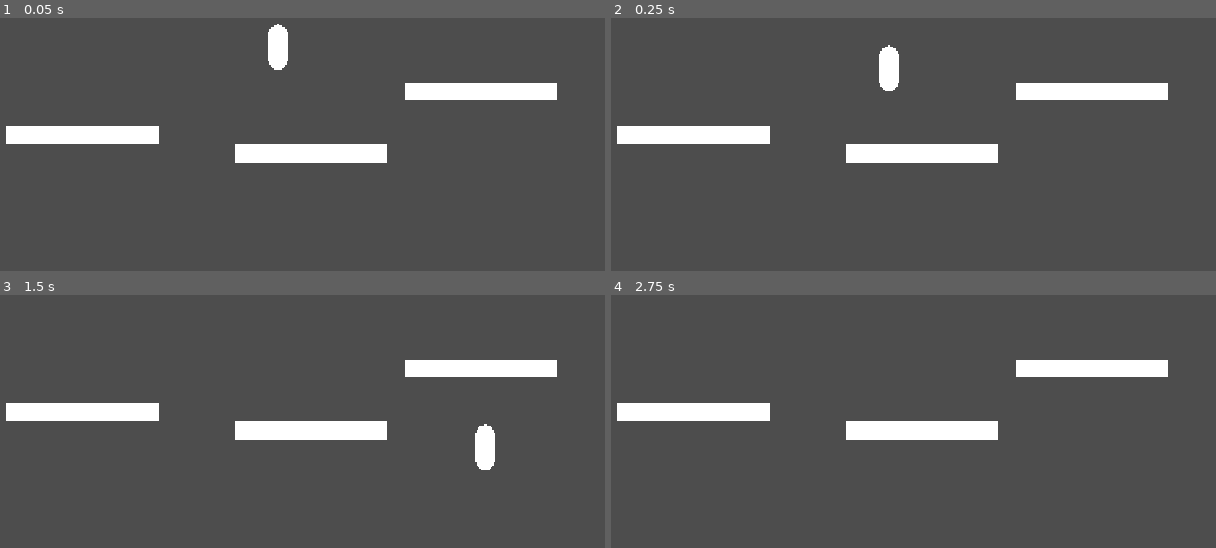
Above: before the commit, frames 1-4 (two rows, left to right).
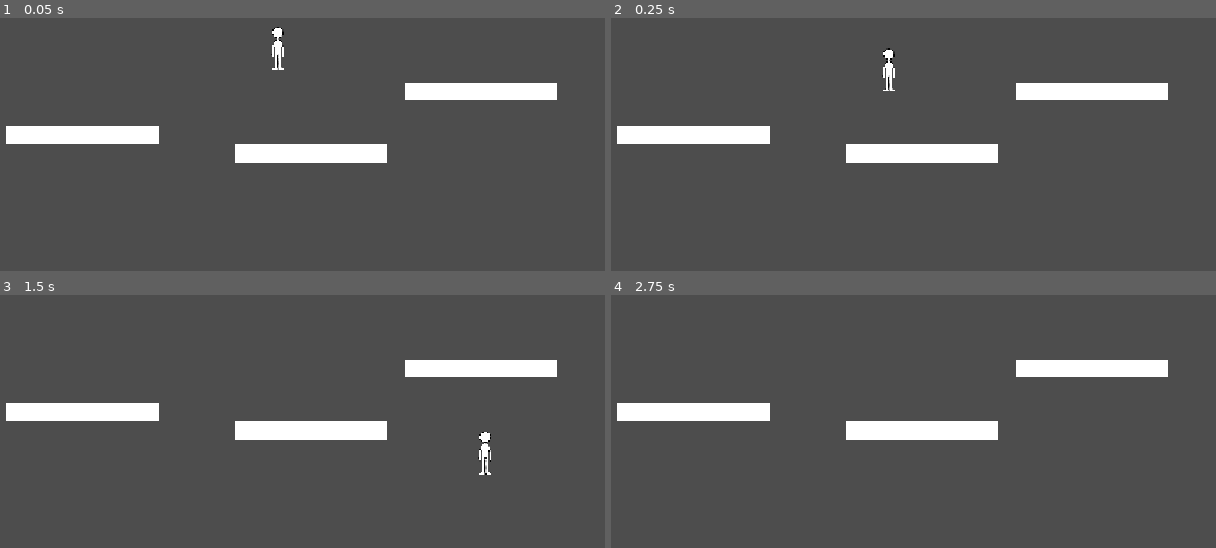
Above: after the commit, the same moments.

Repository: RazMths/Dash
Game: Godot game, scene res://Levels/main.tscn
Two runs of this game, one before a commit and one after it. Both use one fixed random seed, a clock stepped at 60 frames per second and the inputs below.
Inputs (mouse positions are in pixels of both pictures, inside the frame that each line leads up to):
- Up to frame 1 (0.05 s): no input
- Up to frame 2 (0.25 s): no input
- Up to frame 3 (1.5 s): move the mouse to (453, 300) at 0.52 s; hold Right (move_right) from 0.53 s (still down); tap Shift (dash) at 0.6, 1.35 s; tap N (jump) at 0.77 s; move the mouse to (121, 345) at 1.27 s
- Up to frame 4 (2.75 s): tap N (jump) at 1.52 s; move the mouse to (outside the picture) at 2.02 s; release Right (move_right) at 2.03 s; hold A (move_left) from 2.03 s (still down); tap Shift (dash) at 2.1 s

The runs differ from the first frame. In frame 1, 0.3% of the frame differs, in the area x 44-48%, y 2-21%; in frame 2, 0.4%; in frame 3, 0.4%, in the area x 78-82%, y 50-72%; in frame 4, nothing differs.

Commit message:
main menu

Diff:
--- a/Actors/player.tscn
+++ b/Actors/player.tscn
@@ -1,20 +1,31 @@
 [gd_scene format=3 uid="uid://benwwajg7xym6"]
 
 [ext_resource type="Script" uid="uid://cjiax7n0a22o" path="res://Actors/player.gd" id="1_sor1j"]
+[ext_resource type="Texture2D" uid="uid://drfv0ixwmcret" path="res://Actors/Players animations/وقوف/الولد الابيض.png" id="2_y2lmi"]
 
-[sub_resource type="CapsuleMesh" id="CapsuleMesh_mtjga"]
+[sub_resource type="SpriteFrames" id="SpriteFrames_mtjga"]
+animations = [{
+"frames": [{
+"duration": 1.0,
+"texture": ExtResource("2_y2lmi")
+}],
+"loop": 1,
+"name": &"idle",
+"speed": 5.0
+}]
 
 [sub_resource type="CapsuleShape2D" id="CapsuleShape2D_tl1vq"]
-radius = 14.0
+radius = 7.0
 height = 64.0
 
 [node name="Player" type="CharacterBody2D" unique_id=705438210]
 script = ExtResource("1_sor1j")
 
-[node name="Mesh" type="MeshInstance2D" parent="." unique_id=1044148448]
-position = Vector2(0, 3.8146973e-06)
-scale = Vector2(28, 33.000004)
-mesh = SubResource("CapsuleMesh_mtjga")
+[node name="AnimatedSprite2D" type="AnimatedSprite2D" parent="." unique_id=1940170246]
+scale = Vector2(0.125, 0.125)
+sprite_frames = SubResource("SpriteFrames_mtjga")
+animation = &"idle"
+offset = Vector2(-7.74, 0)
 
 [node name="Collision" type="CollisionShape2D" parent="." unique_id=716210730]
 shape = SubResource("CapsuleShape2D_tl1vq")
--- /dev/null
+++ b/Levels/main_menu.gd
@@ -0,0 +1,65 @@
+extends Control
+
+# Export variables for scene paths as requested
+@export_file("*.tscn") var start_scene: String
+@export_file("*.tscn") var options_scene: String
+
+@onready var start_button: Button = $CanvasLayer/Control/VBoxContainer/StartButton
+@onready var options_button: Button = $CanvasLayer/Control/VBoxContainer/OptionsButton
+@onready var quit_button: Button = $CanvasLayer/Control/VBoxContainer/QuitButton
+
+# Hover animation settings
+@export var hover_scale: Vector2 = Vector2(1.1, 1.1)
+@export var normal_scale: Vector2 = Vector2(1.0, 1.0)
+@export var tween_duration: float = 0.15
+
+# Dictionary to store active tweens for each button
+var button_tweens: Dictionary = {}
+
+func _ready() -> void:
+	# Connect and setup each button
+	setup_button_hover(start_button)
+	setup_button_hover(options_button)
+	setup_button_hover(quit_button)
+
+	start_button.pressed.connect(_on_start_pressed)
+	options_button.pressed.connect(_on_options_pressed)
+	quit_button.pressed.connect(_on_quit_pressed)
+
+func setup_button_hover(button: Button) -> void:
+	# Adjust pivot offset to center so scaling happens from the center
+	button.pivot_offset = button.size / 2.0
+
+	# Connect hover signals
+	button.mouse_entered.connect(func(): animate_button_scale(button, hover_scale))
+	button.mouse_exited.connect(func(): animate_button_scale(button, normal_scale))
+	button.focus_entered.connect(func(): animate_button_scale(button, hover_scale)) # For keyboard/gamepad
+	button.focus_exited.connect(func(): animate_button_scale(button, normal_scale))
+
+func animate_button_scale(button: Button, target_scale: Vector2) -> void:
+	# Kill existing tween on this button if running to prevent conflicting overlays
+	if button_tweens.has(button) and button_tweens[button] != null:
+		button_tweens[button].kill()
+
+	var tween: Tween = create_tween()
+	button_tweens[button] = tween
+
+	# Chain smooth transition & easing
+	tween.set_trans(Tween.TRANS_CUBIC).set_ease(Tween.EASE_OUT)
+	tween.tween_property(button, "scale", target_scale, tween_duration)
+
+# Button Actions
+func _on_start_pressed() -> void:
+	if start_scene != "":
+		get_tree().change_scene_to_file(start_scene)
+	else:
+		print("Start Scene path not assigned in Inspector!")
+
+func _on_options_pressed() -> void:
+	if options_scene != "":
+		get_tree().change_scene_to_file(options_scene)
+	else:
+		print("Options Scene path not assigned in Inspector!")
+
+func _on_quit_pressed() -> void:
+	get_tree().quit()
--- /dev/null
+++ b/Levels/main_menu.tscn
@@ -0,0 +1,66 @@
+[gd_scene format=3 uid="uid://bjdrgi32so8l3"]
+
+[ext_resource type="Script" uid="uid://bapy4k1qstpkm" path="res://Levels/main_menu.gd" id="1_6ucrw"]
+
+[node name="main menu" type="Control" unique_id=1070035239]
+layout_mode = 3
+anchors_preset = 15
+anchor_right = 1.0
+anchor_bottom = 1.0
+grow_horizontal = 2
+grow_vertical = 2
+script = ExtResource("1_6ucrw")
+start_scene = "uid://m2cpmq42hkpi"
+
+[node name="CanvasLayer" type="CanvasLayer" parent="." unique_id=1723435713]
+
+[node name="Control" type="Control" parent="CanvasLayer" unique_id=1032279594]
+layout_mode = 3
+anchors_preset = 15
+anchor_right = 1.0
+anchor_bottom = 1.0
+grow_horizontal = 2
+grow_vertical = 2
+
+[node name="ColorRect" type="ColorRect" parent="CanvasLayer/Control" unique_id=752508689]
+layout_mode = 1
+anchors_preset = 15
+anchor_right = 1.0
+anchor_bottom = 1.0
+grow_horizontal = 2
+grow_vertical = 2
+color = Color(0.386981, 0.4540457, 0.20118839, 1)
+
+[node name="VBoxContainer" type="VBoxContainer" parent="CanvasLayer/Control" unique_id=2088356001]
+layout_mode = 1
+anchors_preset = 8
+anchor_left = 0.5
+anchor_top = 0.5
+anchor_right = 0.5
+anchor_bottom = 0.5
+offset_left = -97.5
+offset_top = -118.0
+offset_right = 97.50043
+offset_bottom = 118.0
+grow_horizontal = 2
+grow_vertical = 2
+pivot_offset = Vector2(100, 115.395)
+
+[node name="StartButton" type="Button" parent="CanvasLayer/Control/VBoxContainer" unique_id=261112433]
+layout_mode = 2
+theme_override_font_sizes/font_size = 49
+text = "Start"
+
+[node name="OptionsButton" type="Button" parent="CanvasLayer/Control/VBoxContainer" unique_id=694967324]
+layout_mode = 2
+offset_transform_enabled = true
+theme_override_font_sizes/font_size = 49
+text = "Options
+"
+
+[node name="QuitButton" type="Button" parent="CanvasLayer/Control/VBoxContainer" unique_id=907346889]
+layout_mode = 2
+offset_transform_enabled = true
+theme_override_font_sizes/font_size = 49
+text = "Quit
+"
Binary file added: Actors/Players animations/الركض/1.png
Not shown, added: Actors/Players animations/الركض/1.png.import
Binary file added: Actors/Players animations/الركض/2.png
Not shown, added: Actors/Players animations/الركض/2.png.import
Binary file added: Actors/Players animations/الركض/3.png
Not shown, added: Actors/Players animations/الركض/3.png.import
Binary file added: Actors/Players animations/الركض/4.png
Not shown, added: Actors/Players animations/الركض/4.png.import
Binary file added: Actors/Players animations/الموت/1.png
Not shown, added: Actors/Players animations/الموت/1.png.import
Binary file added: Actors/Players animations/الموت/2.png
Not shown, added: Actors/Players animations/الموت/2.png.import
(and 15 more such lines)
